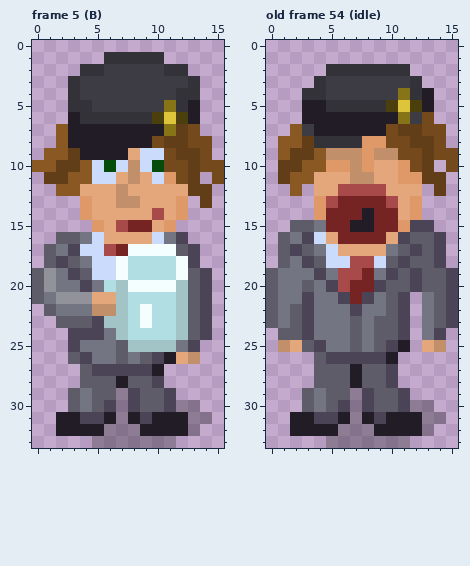
Pixel-art file: art/cfe-reb.aseprite. Above: the version before the commit.
16x34 pixels, 54 frames. Colours within 5 levels of each other are drawn and written as one. Shown: frame 5 (B), old frame 54 (idle).
Now the later version:
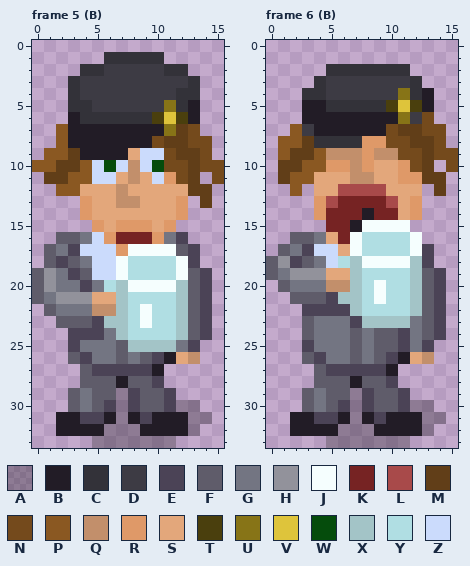
Palette (. is transparent): A #00000046  B #221c26  C #333239  D #3d3b44  E #4b4356  F #5f5c6a  G #737582  H #92929b  J #f5fefe  K #762323  L #a84a4a  M #613e18  N #744a1c  P #8a5822  Q #c28f6b  R #df9968  S #e3a77b  T #4a3f0d  U #877417  V #dec43b  W #054c0c  X #a3c4c7  Y #b0dee3  Z #cbdbfc
A new or re-ordered frame is compared with the old frame closest to it.
Commit: Multiple character sprites for drink animation
Difference:
frames 54 -> 55
Changed rows in their new state; - is an unchanged pixel.
Frame 5 (B), layer "reb":
first column x 6:
14 ----S
15 -RRR-
16 RKKKR
17 ZR---
Frame 6 (B) is new; against old frame 54 (idle), layers "kasi", "kann", "reb":
first column x 0:
15 --...---JJJJ..--
16 -.FFG--JYYYYJ..-
17 --GEZ--JYYYYJE.-
18 FHEFG-YXJJJJXE.-
19 --HHHSSXYYYYX-E.
20 .F-G-QQXYJYYX-E.
21 ..FFFEXXYJYYXFE.
22 ...-EEEXYYYYXFE.
23 ...F---EXXXXGFE.
24 -..F--------GF--
25 -..EG-----FEGE.-
26 ---FEGGFGFEBSQ--
27 -----EEEEEB-----
Changed places in both pictures, as pixel boxes (x1, y1, x2, y2):
changed: (104, 208, 164, 256)
changed: (266, 220, 458, 376)
